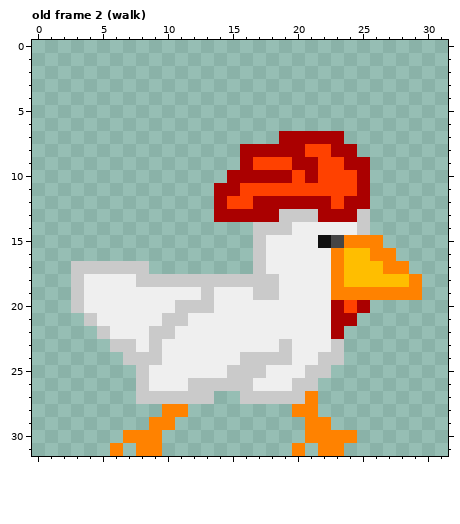
A pixel-art file gets an edit: assets/textures/sprites/chicken.aseprite. That is the earlier state.
32x32 pixels, 4 frames. Shown: old frame 2 (walk). The commit also changed other frames, which this record leaves out.
Once edited:
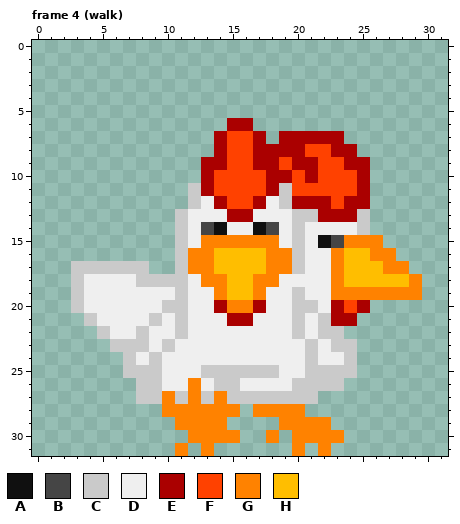
Palette (. is transparent): A #101010  B #454545  C #cacaca  D #efefef  E #aa0000  F #ff4100  G #ff8200  H #ffbe00
A new or re-ordered frame is compared with the old frame closest to it.
Log entry: Chicken walking animation
Difference:
layer "back" added
layer "front" now shown
frames re-ordered
Frame 4 (walk) against old frame 2 (walk), layers "front", "side", "back":
y 6: x 15..16 .. -> EE
y 7: x 14..17 .... -> EFFE
y 8: x 14..16 ..E -> EFF
y 9: x 13..18 ...EFF -> EEFFEE
y 10: x 13..17 ..EEE -> EFFFF
y 11: x 12..15 ..EE -> CEFF; x 18..19 FF -> EC
y 12: x 12..13 .. -> CD; x 18..19 EE -> DC
y 13: x 11..14 ...E -> CDDD; x 17..19 EEC -> DDD
y 14: x 11..20 ......CCCD -> CDBADDABDC
y 15: x 11..18 ......CD -> CDGGGGGG; x 20 D -> C
y 16..17: x 11..20 ......CDDD -> CGGHHHHGGC
y 18: x 12..18 CCCCCCC -> DGGHHGG
y 19: x 11 D -> C; x 13..18 CDDDCC -> DGHHGD; x 20 D -> C
y 20: x 10 D -> C; x 12..17 CCDDDD -> DDEGGE; x 20..21 DD -> CC
y 21: x 9..10 DC -> CD; x 15..16 DD -> EE; x 20 D -> C; x 22 D -> C
y 22: x 8..11 DCCD -> CDDC; x 20 D -> C; x 22..23 DE -> CC
y 23: x 8..10 DCD -> CDC; x 19 C -> D; x 21 D -> C; x 24 . -> C
y 24: x 8 C -> D; x 16..19 CCCC -> DDDD; x 21..24 DCC. -> CDDC
y 25: x 7 . -> C; x 9 D -> C; x 13..14 DD -> CC; x 18 D -> C; x 23..24 .. -> CC
y 26: x 9 D -> C; x 12..13 CC -> GD; x 16 C -> D; x 22..23 .. -> CC
y 27: x 10 C -> G; x 12 C -> G; x 14..15 .. -> GC; x 21 G -> C
y 28: x 12..15 .... -> GGGG; x 17..19 ... -> GGG; x 21 G -> .
y 29: x 9..14 GG.... -> ..GGGG; x 19..20 .. -> GG
y 30: x 7..9 GGG -> ...; x 12..15 .... -> GGGG; x 18 . -> G; x 20 . -> G; x 24 G -> .
y 31: x 6 G -> .; x 8..9 GG -> ..; x 11 . -> G; x 13 . -> G; x 23 G -> .
Boxes around the changes in both pictures, in picture pixels (x1, y1, x2, y2):
changed: (110, 118, 357, 456)
